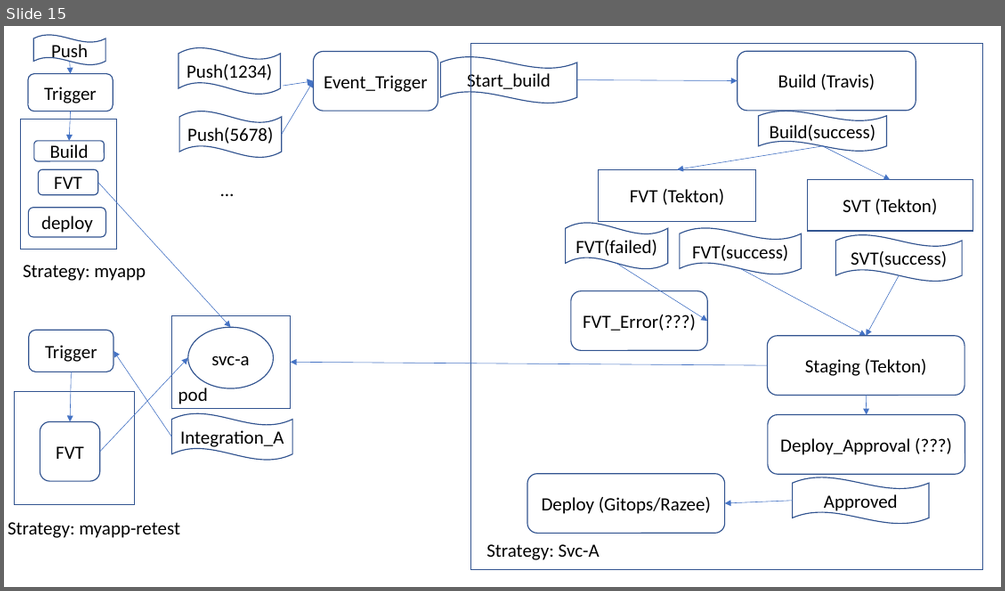
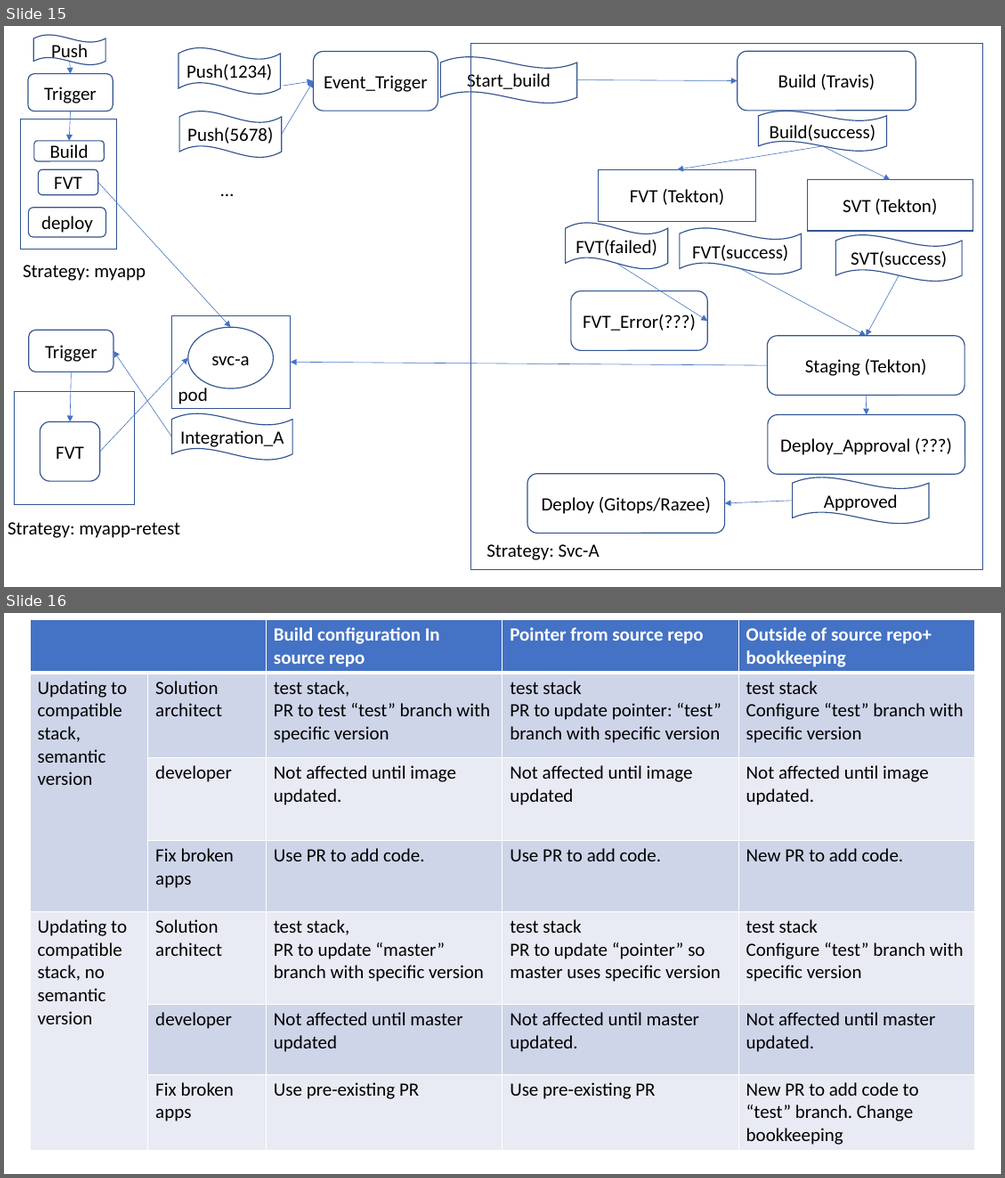
Before and after one commit to mchenggit/kabanero-event, a slide deck: architecture/KabaneroEvent.pptx. Shown one above the other, each under a label of ours: slide 15 before the commit, slides 15 and 16 after it. The pictures are 1005x591 and 1005x1178 pixels, drawn with LibreOffice and Linux fonts; fonts in the diff are those of the drawing. Boxes give left, top, right and bottom in pixels: in the first picture for what was removed or moved away, otherwise in the second. Text is boxed around its words. In the diff, an @@ line names an element or a change of style, - is before the commit and + after.

```diff
--- a/architecture/KabaneroEvent.pptx
+++ b/architecture/KabaneroEvent.pptx
@@ slide 16 added at (x1=4, y1=613, x2=1001, y2=1174), background #FFFFFF @@
@@ table added at (x1=30, y1=620, x2=975, y2=1149), 7 rows, 5 columns @@
+ |  | Build configuration In source repo | Pointer from source repo | Outside of source repo+ bookkeeping
+Updating to compatible stack, semantic version | Solution architect | test stack, / PR to test “test” branch with specific version | test stack / PR to update pointer: “test” branch with specific version | test stack / Configure “test” branch with specific version
+ | developer | Not affected until image updated. | Not affected until image updated | Not affected until image updated.
+ | Fix broken apps | Use PR to add code. | Use PR to add code. | New PR to add code.
+Updating to compatible stack, no semantic version | Solution architect | test stack, / PR to update “master” branch with specific version | test stack / PR to update “pointer” so master uses specific version | test stack / Configure “test” branch with specific version
+ | developer | Not affected until master updated | Not affected until master updated. | Not affected until master updated.
+ | Fix broken apps | Use pre-existing PR | Use pre-existing PR | New PR to add code to “test” branch. Change bookkeeping
```
Also in this commit, not shown: 1 slide changed, 1 other slide added, 4 other files.
